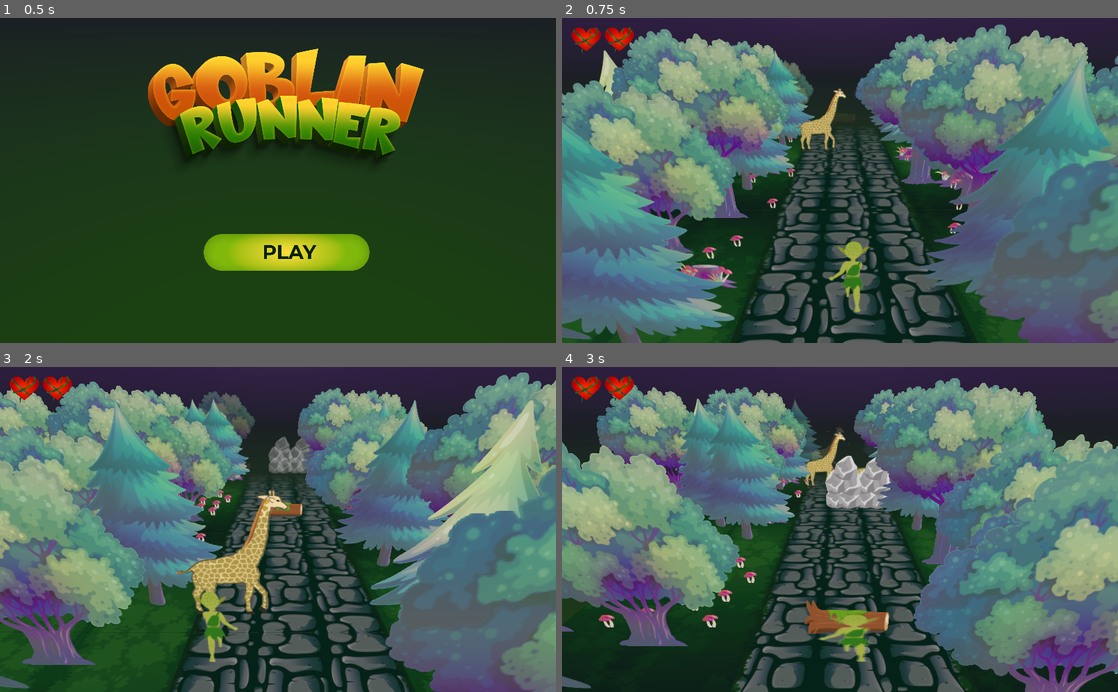
Above: before the commit, frames 1-4 (two rows, left to right).
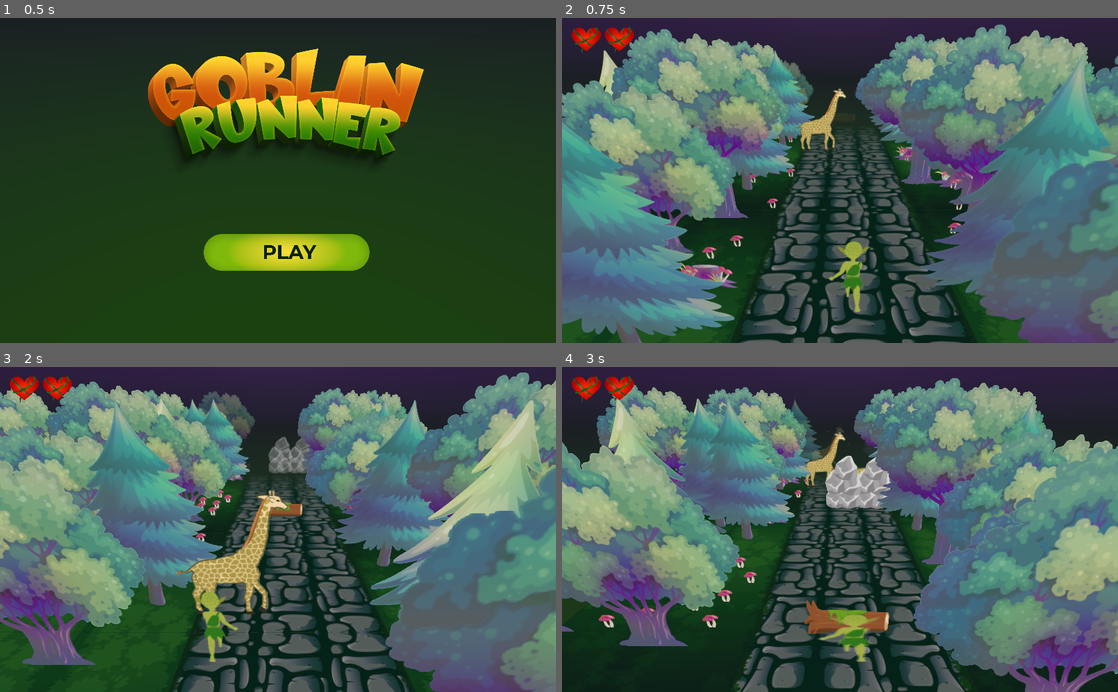
Above: after the commit, the same moments.

Repository: RafaelKuhn/globin
Game: Godot game, scene res://Menu.tscn
Same seed, same stepped clock (60 frames per second), same inputs: the game is played once before the commit and once after it.
Inputs (mouse positions are in pixels of both pictures, inside the frame that each line leads up to):
- Up to frame 1 (0.5 s): no input
- Up to frame 2 (0.75 s): click (851, 252) at 0.5 s
- Up to frame 3 (2 s): tap Enter (ui_accept) at 1.25, 1.52 s; tap A (A_key) at 1.35 s
- Up to frame 4 (3 s): tap D (D_key) at 2.1 s; tap Enter (ui_accept) at 2.27 s; tap S (S_key) at 2.85 s

Frame 1 is identical in both runs. In frame 2, 0.1% of the frame differs, in the area x 0-6%, y 95-100%; in frame 3, 0.2%; in frame 4, 1.1%, in the area x 0-30%, y 9-100%.

Commit message:
fix: map dependencies and duplicate objects

Diff:
--- a/map/Map.tscn
+++ b/map/Map.tscn
@@ -110,17 +110,6 @@
 [node name="Environment" type="Spatial" parent="."]
 script = ExtResource( 9 )
 
-[node name="prancheta2" type="Spatial" parent="Environment"]
-transform = Transform( 1, 0, 0, 0, 1, 0, 0, 0, 1, 5.58253, -4.76837e-07, -1.16845 )
-visible = false
-
-[node name="Sprite3D" type="Sprite3D" parent="Environment/prancheta2"]
-transform = Transform( 1, 0, 0, 0, 1, 0, 0, 0, 1, 0, 1.74, 0 )
-cast_shadow = 0
-generate_lightmap = false
-double_sided = false
-texture = ExtResource( 3 )
-
 [node name="pinheiro2" type="Spatial" parent="Environment"]
 transform = Transform( 1, 0, 0, 0, 1, 0, 0, 0, 1, 5.02466, 0, -5.55148 )
 
@@ -651,8 +640,11 @@
 double_sided = false
 texture = ExtResource( 7 )
 
-[node name="Sprite3D2" type="Sprite3D" parent="Environment/coguzinho25"]
-transform = Transform( 1, 0, 0, 0, 1, 0, 0, 0, 1, 4.61029, 0.15, 0.178256 )
+[node name="coguzinho28" type="Spatial" parent="Environment"]
+transform = Transform( 1, 0, 0, 0, 1, 0, 0, 0, 1, 4.35397, 0, 2.94303 )
+
+[node name="Sprite3D" type="Sprite3D" parent="Environment/coguzinho28"]
+transform = Transform( 1, 0, 0, 0, 1, 0, 0, 0, 1, 0, 0.15, -0.237802 )
 cast_shadow = 0
 generate_lightmap = false
 double_sided = false
@@ -778,75 +770,12 @@
 double_sided = false
 texture = ExtResource( 2 )
 
-[node name="pinheiro2" type="Spatial" parent="."]
+[node name="pinheiro5" type="Spatial" parent="Environment"]
 transform = Transform( 1, 0, 0, 0, 1, 0, 0, 0, 1, -2.11317, 0, 0.981543 )
 
-[node name="Sprite3D" type="Sprite3D" parent="pinheiro2"]
+[node name="Sprite3D" type="Sprite3D" parent="Environment/pinheiro5"]
 transform = Transform( 1, 0, 0, 0, 1, 0, 0, 0, 1, 0, 1.74, 0 )
 cast_shadow = 0
 generate_lightmap = false
 double_sided = false
 texture = ExtResource( 4 )
-
-[node name="DEV_PALLETTE" type="Spatial" parent="."]
-transform = Transform( 1, 0, 0, 0, 1, 0, 0, 0, 1, -6.4119, 0, 0 )
-
-[node name="prancheta" type="Spatial" parent="DEV_PALLETTE"]
-transform = Transform( 1, 0, 0, 0, 1, 0, 0, 0, 1, -4.07655, 0, 0 )
-
-[node name="Sprite3D" type="Sprite3D" parent="DEV_PALLETTE/prancheta"]
-transform = Transform( 1, 0, 0, 0, 1, 0, 0, 0, 1, 0, 1.74, 0 )
-cast_shadow = 0
-generate_lightmap = false
-double_sided = false
-texture = ExtResource( 3 )
-
-[node name="pinheiro" type="Spatial" parent="DEV_PALLETTE"]
-transform = Transform( 1, 0, 0, 0, 1, 0, 0, 0, 1, -2.4487, 0, 0 )
-
-[node name="Sprite3D" type="Sprite3D" parent="DEV_PALLETTE/pinheiro"]
-transform = Transform( 1, 0, 0, 0, 1, 0, 0, 0, 1, 0, 1.74, 0 )
-cast_shadow = 0
-generate_lightmap = false
-double_sided = false
-texture = ExtResource( 4 )
-
-[node name="arvore-alta" type="Spatial" parent="DEV_PALLETTE"]
-transform = Transform( 1, 0, 0, 0, 1, 0, 0, 0, 1, -6.21275, 0, 0 )
-
-[node name="Sprite3D" type="Sprite3D" parent="DEV_PALLETTE/arvore-alta"]
-transform = Transform( 1, 0, 0, 0, 1, 0, 0, 0, 1, 0, 1.97, 0 )
-cast_shadow = 0
-generate_lightmap = false
-double_sided = false
-texture = ExtResource( 5 )
-
-[node name="arvore-baixa" type="Spatial" parent="DEV_PALLETTE"]
-transform = Transform( 1, 0, 0, 0, 1, 0, 0, 0, 1, -8.23506, -0.0947258, 0 )
-
-[node name="Sprite3D" type="Sprite3D" parent="DEV_PALLETTE/arvore-baixa"]
-transform = Transform( 1, 0, 0, 0, 1, 0, 0, 0, 1, 0, 1.6, 0 )
-cast_shadow = 0
-generate_lightmap = false
-double_sided = false
-texture = ExtResource( 6 )
-
-[node name="coguzinho" type="Spatial" parent="DEV_PALLETTE"]
-transform = Transform( 1, 0, 0, 0, 1, 0, 0, 0, 1, -11.0452, 0, 0 )
-
-[node name="Sprite3D" type="Sprite3D" parent="DEV_PALLETTE/coguzinho"]
-transform = Transform( 1, 0, 0, 0, 1, 0, 0, 0, 1, 0, 0.15, 0 )
-cast_shadow = 0
-generate_lightmap = false
-double_sided = false
-texture = ExtResource( 7 )
-
-[node name="toco" type="Spatial" parent="DEV_PALLETTE"]
-transform = Transform( 1, 0, 0, 0, 1, 0, 0, 0, 1, -10.0796, 0, 0 )
-
-[node name="Sprite3D" type="Sprite3D" parent="DEV_PALLETTE/toco"]
-transform = Transform( 1, 0, 0, 0, 1, 0, 0, 0, 1, 0, 0.54, 0 )
-cast_shadow = 0
-generate_lightmap = false
-double_sided = false
-texture = ExtResource( 2 )
